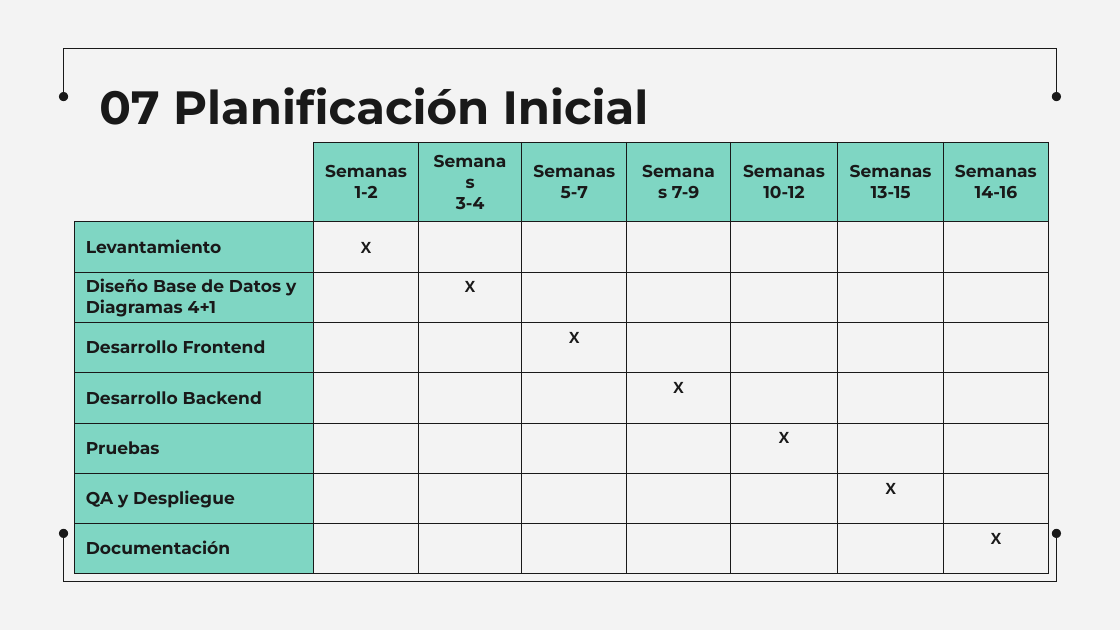
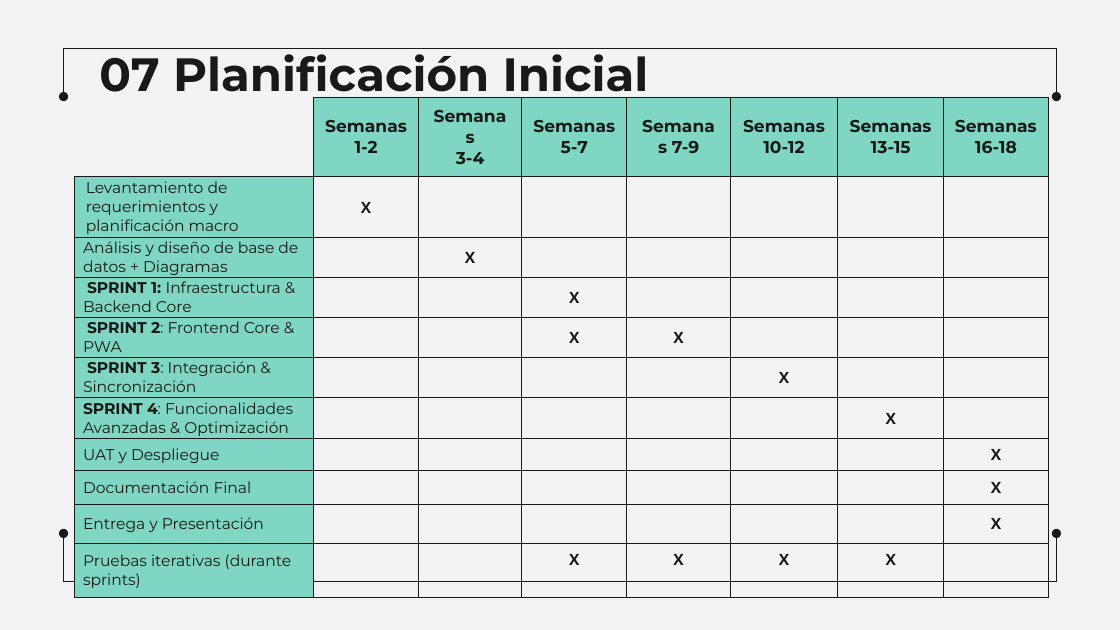
Before and after one commit to roydev-dw/capstone_grupo_2, a slide deck: slide 9 of Fase 1/Evidencias Grupales/Presentacion idea de proyecto.pptx. Drawn at 1120x630 pixels with LibreOffice and Linux fonts; fonts in the diff are those of the drawing. Boxes give left, top, right and bottom in pixels: in the first picture for what was removed or moved away, otherwise in the second. Text is boxed around its words. In the diff, an @@ line names an element or a change of style, - is before the commit and + after.

```diff
--- a/Fase 1/Evidencias Grupales/Presentacion idea de proyecto.pptx
+++ b/Fase 1/Evidencias Grupales/Presentacion idea de proyecto.pptx
@@ title "07 Planificación Inicial" rewrapped from [99, 87, 649, 125] to [99, 48, 649, 102] @@
@@ table at [75, 97, 1048, 592] @@
-row 1:  | Semanas / 1-2 | Semanas / 3-4 | Semanas 5-7 | Semanas 7-9 | Semanas 10-12 | Semanas 13-15 | Semanas 14-16
-row 2: Levantamiento | X |  |  |  |  |  | 
-row 3: Diseño Base de Datos y Diagramas 4+1 |  | X |  |  |  |  | 
-row 4: Desarrollo Frontend |  |  | X |  |  |  | 
-row 5: Desarrollo Backend |  |  |  | X |  |  | 
-row 6: Pruebas |  |  |  |  | X |  | 
-row 7: QA y Despliegue |  |  |  |  |  | X | 
-row 8: Documentación |  |  |  |  |  |  | X
+row 1:  | Semanas / 1-2 | Semanas / 3-4 | Semanas 5-7 | Semanas 7-9 | Semanas 10-12 | Semanas 13-15 | Semanas 16-18
+row 2: Levantamiento de requerimientos y planificación macro | X |  |  |  |  |  | 
+row 3: Análisis y diseño de base de datos + Diagramas |  | X |  |  |  |  | 
+row 4: SPRINT 1: Infraestructura & Backend Core |  |  | X |  |  |  | 
+row 5: SPRINT 2: Frontend Core & PWA |  |  | X | X |  |  | 
+row 6: SPRINT 3: Integración & Sincronización |  |  |  |  | X |  | 
+row 7: SPRINT 4: Funcionalidades Avanzadas & Optimización |  |  |  |  |  | X | 
+row 8: UAT y Despliegue |  |  |  |  |  |  | X
+row 9: Documentación Final |  |  |  |  |  |  | X
+row 10: Entrega y Presentación |  |  |  |  |  |  | X
+row 11: Pruebas iterativas (durante sprints) |  |  | X | X | X | X | 
@@ table: place and size @@
-table at [75, 142, 1048, 558]
+table at [75, 97, 1048, 592]
```
Also in this commit, not shown: 1 other file.
